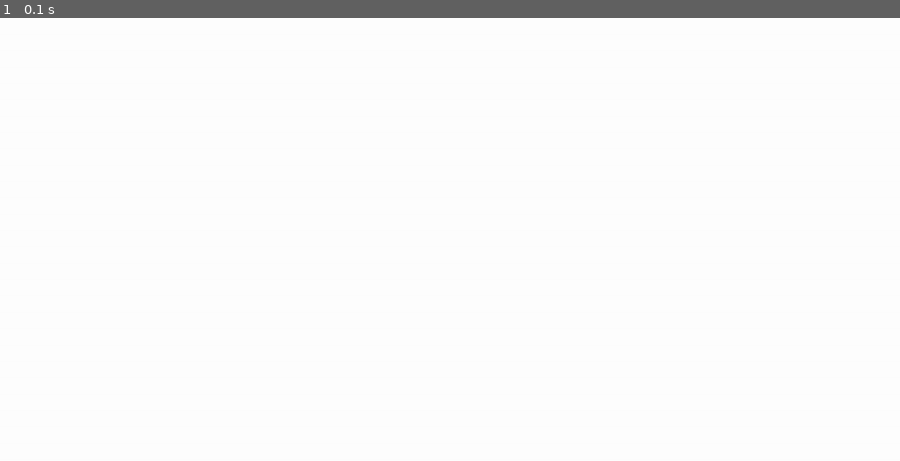
Above: before the commit, frame 1.
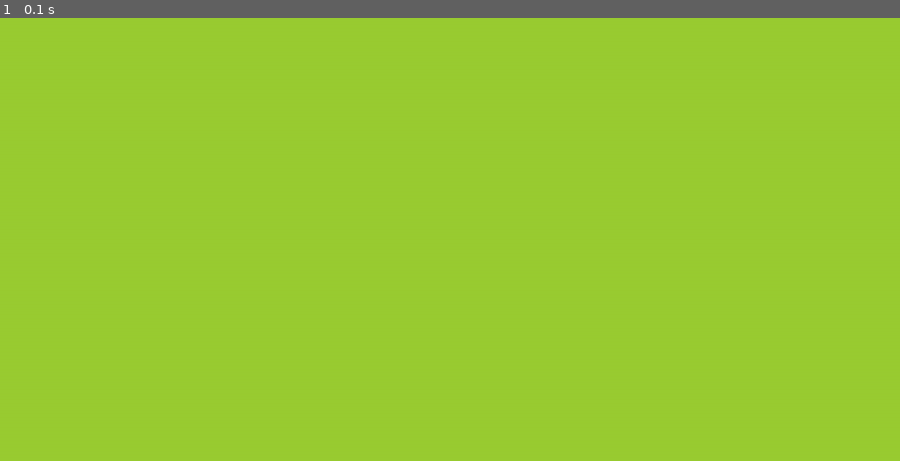
Above: after the commit, the same moment.

Repository: RH14526/pygame_n_e_r
Game: pygame game, started from main.py
Two runs of this game, one before a commit and one after it. Both use one fixed random seed, a clock stepped at 60 frames per second and the inputs below.
Inputs:
- Up to frame 1 (0.1 s): no input

The runs differ from the first frame. In frame 1, 100% of the frame differs, in the area x 0-100%, y 0-100%.

Commit message:
constans

Diff:
--- a/constans.py
+++ b/constans.py
@@ -1,3 +1,7 @@
 WINDOW_WIDTH = 1300
 WINDOW_HEIGHT = 640
-SCREEN_COLOR = (255, 255, 255)
+SCREEN_COLOR = (154, 205, 50)
+HERO_START_X = 650
+HERO_Y_START = 610
+HERO_WIDTH = 50
+HERO_HEIGHT = 40
